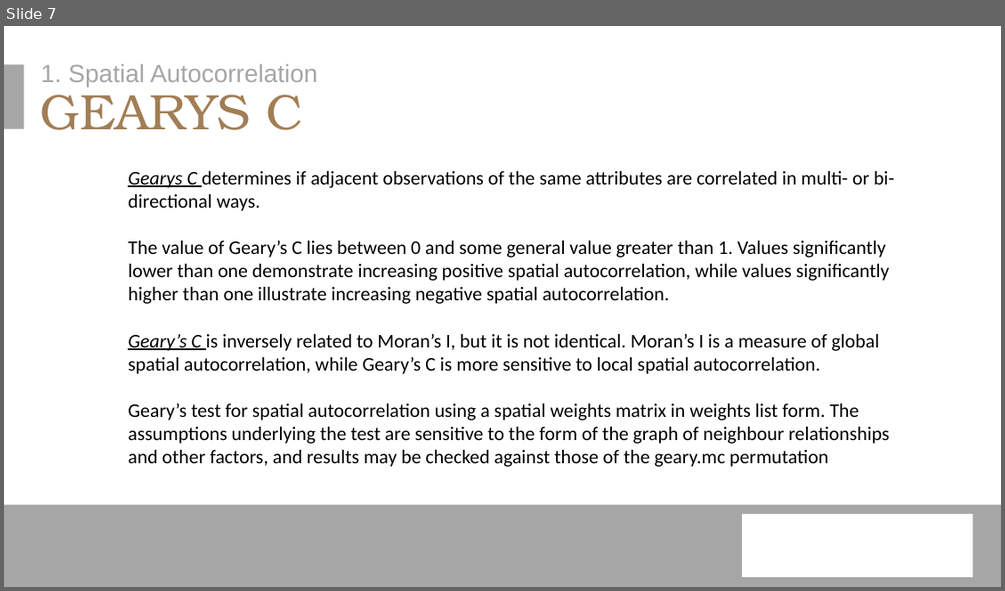
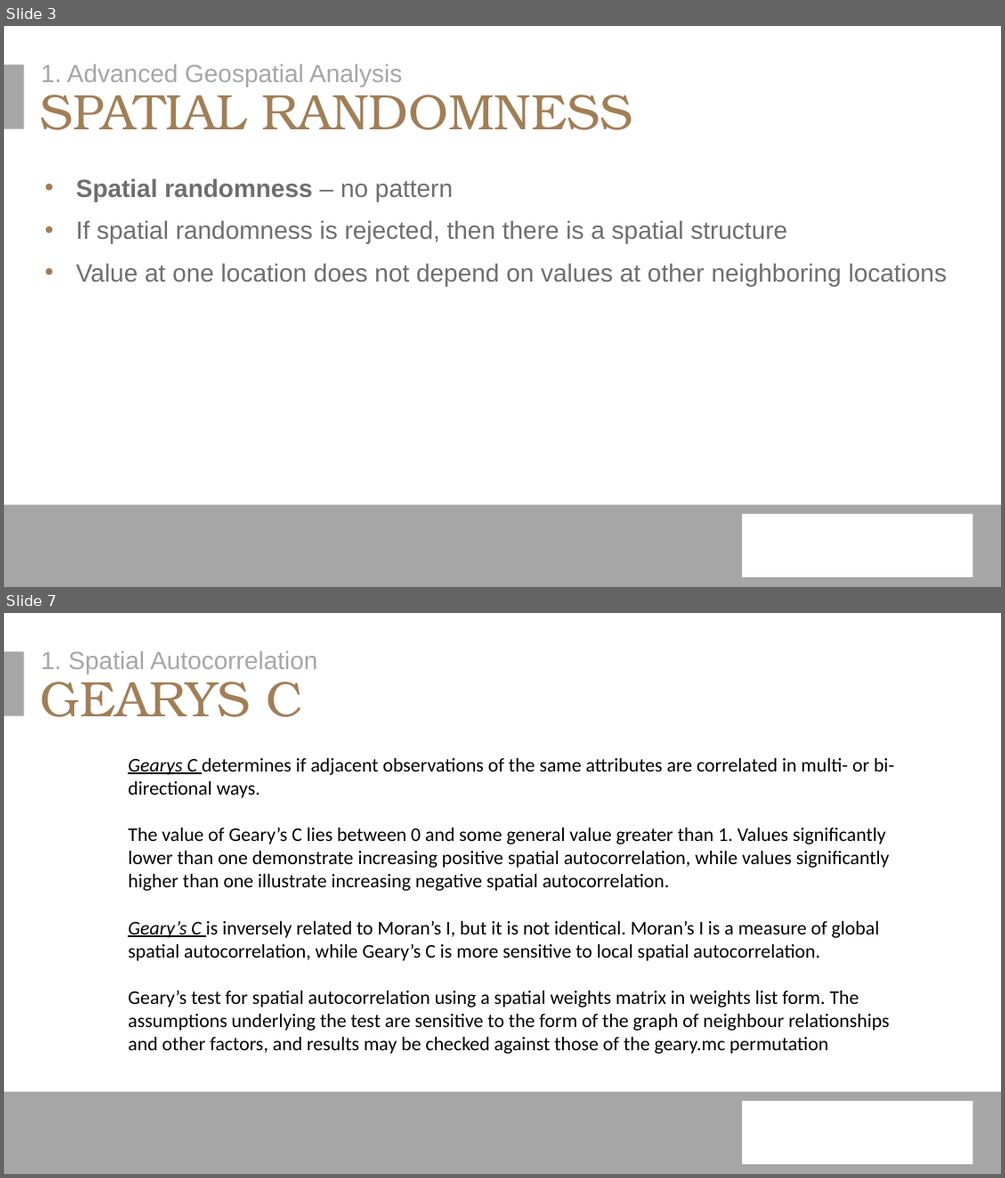
Before and after one commit to erichseamon/BCB503_advanced_geospatial_workshop, a slide deck: doc/BCB_Intro_Advanced_Analysis_1_2021.pptx. Shown one above the other, each under a label of ours: slide 7 before the commit, slides 3 and 7 after it; the slides between them are not shown. The pictures are 1005x591 and 1005x1178 pixels, drawn with LibreOffice and Linux fonts; fonts in the diff are those of the drawing; background and template pictures are left out. Boxes give left, top, right and bottom in pixels: in the first picture for what was removed or moved away, otherwise in the second. Text is boxed around its words. In the diff, an @@ line names an element or a change of style, - is before the commit and + after.

```diff
--- a/doc/BCB_Intro_Advanced_Analysis_1_2021.pptx
+++ b/doc/BCB_Intro_Advanced_Analysis_1_2021.pptx
@@ slide 3 added at [4, 26, 1001, 587], background #FFFFFF; not listed: 3 template elements that a slide beside it also shows @@
@@ text added at [40, 64, 402, 87], 18 pt, text #A6A6A6 @@
+1. Advanced Geospatial Analysis
@@ title added at [40, 82, 633, 130], 36 pt, text #A27E55 @@
+SPATIAL RANDOMNESS
@@ text added at [76, 178, 947, 286], 18 pt, text #6E6E6E @@
+• Spatial randomness – no pattern
+• If spatial randomness is rejected, then there is a spatial structure
+• Value at one location does not depend on values at other neighboring locations
```
Also in this commit, not shown: 3 slides changed, 1 other slide added, 1 slide removed, 2 other files.
